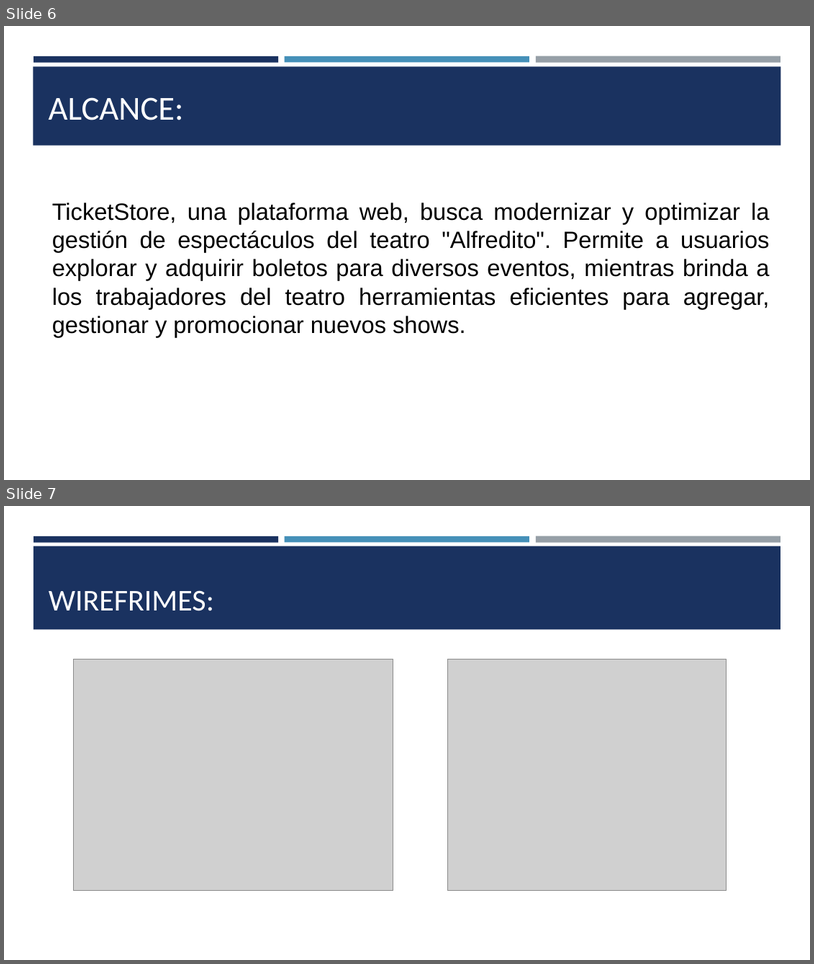
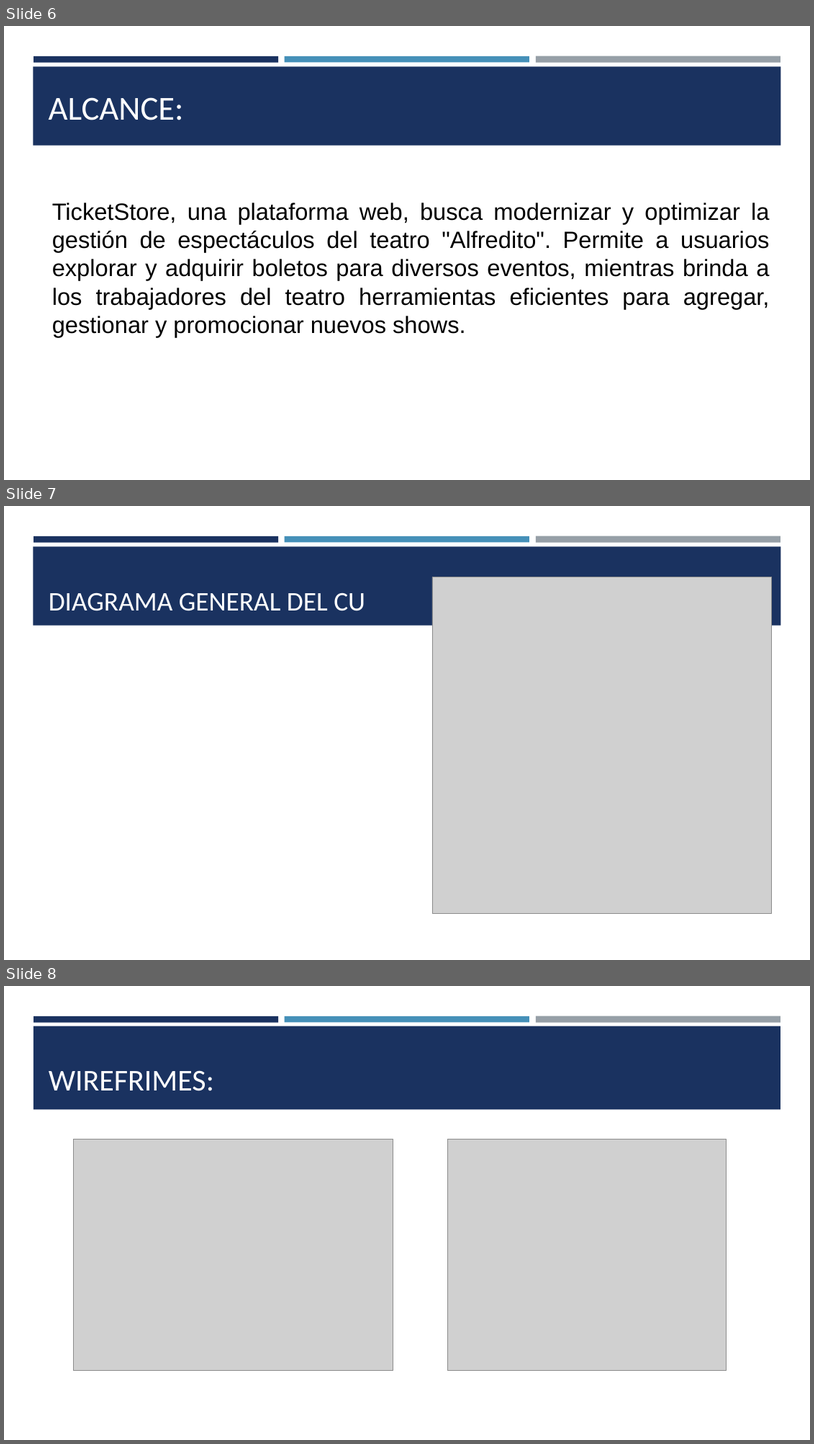
Before and after one commit to JoFre02/DAWI_FATALITY, a slide deck: TicketStore.pptx. Shown one above the other, each under a label of ours: slides 6 and 7 before the commit, slides 6, 7 and 8 after it. The pictures are 814x964 and 814x1444 pixels, drawn with LibreOffice and Linux fonts; fonts in the diff are those of the drawing; grey boxes stand for pictures. Boxes give left, top, right and bottom in pixels: in the first picture for what was removed or moved away, otherwise in the second. Text is boxed around its words. In the diff, an @@ line names an element or a change of style, - is before the commit and + after.

Commit message:
pptFINAL

```diff
--- a/TicketStore.pptx
+++ b/TicketStore.pptx
@@ slide 7 added at (x1=4, y1=506, x2=810, y2=960), background #FFFFFF; not listed: 4 template elements that a slide beside it also shows @@
@@ picture added at (x1=432, y1=577, x2=772, y2=913) @@
@@ title added at (x1=49, y1=592, x2=365, y2=611), 32 pt, text #FFFFFF @@
+DIAGRAMA GENERAL DEL CU
@@ what was slide 7 is now slide 8 @@
```
